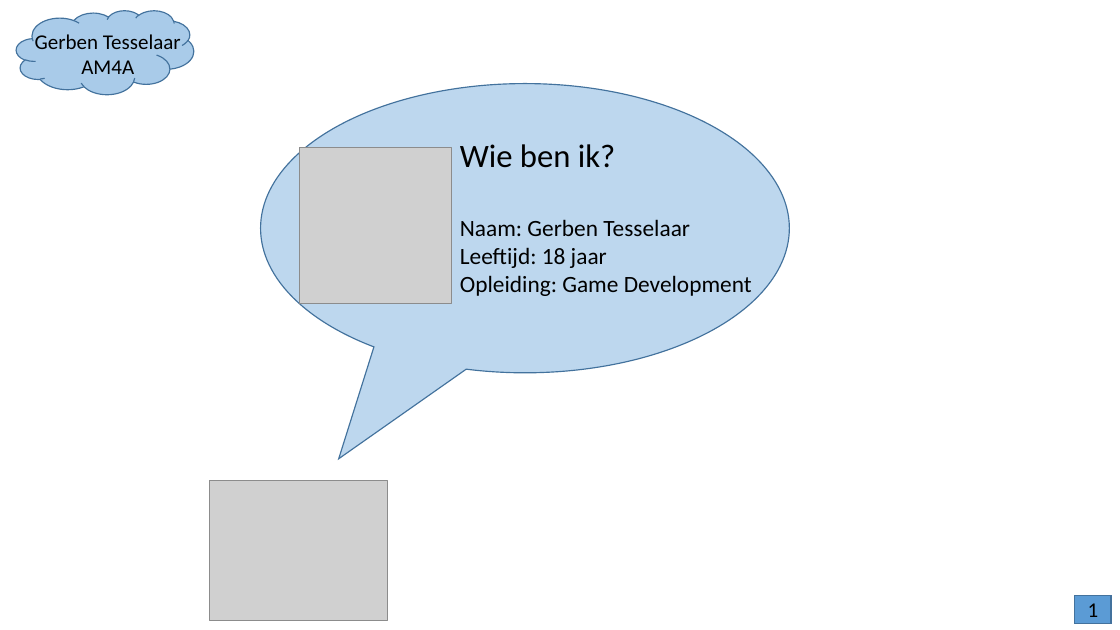
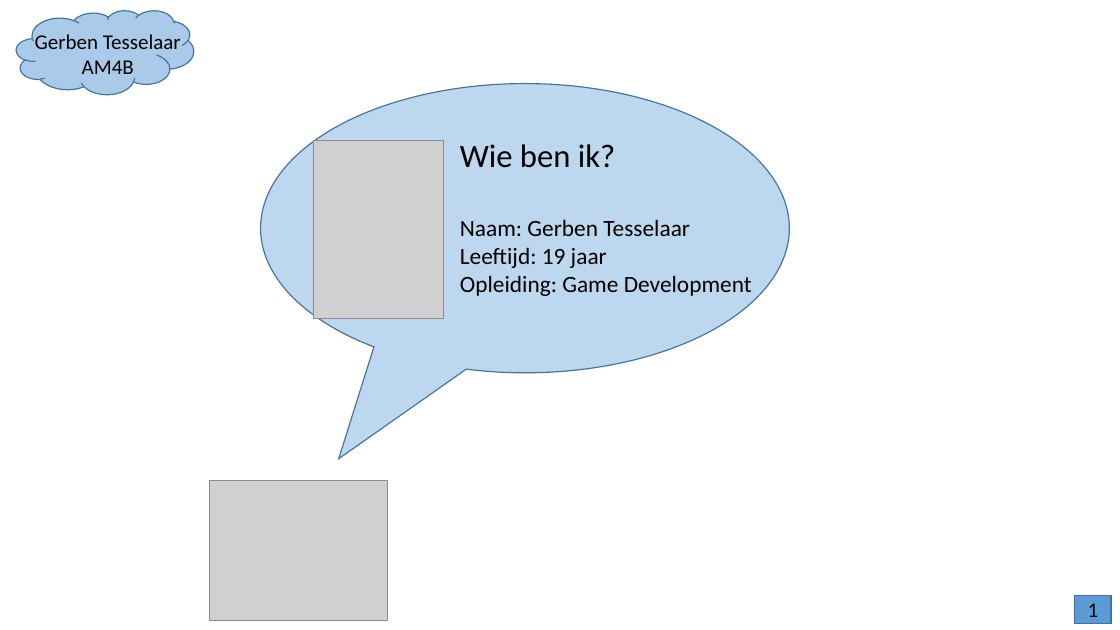
Before and after one commit to JohnnyDeeee/Oils-Well, a slide deck: slide 2 of Documentation/v0.0.6/Presentation 2.pptx. Drawn at 1120x630 pixels with LibreOffice and Linux fonts; fonts in the diff are those of the drawing; grey boxes stand for pictures; background and template pictures are left out. Boxes give left, top, right and bottom in pixels: in the first picture for what was removed or moved away, otherwise in the second. Text is boxed around its words. In the diff, an @@ line names an element or a change of style, - is before the commit and + after.

```diff
--- a/Documentation/v0.0.6/Presentation 2.pptx
+++ b/Documentation/v0.0.6/Presentation 2.pptx
@@ text at (82,60,134,81): text changed @@
-AM4A
+AM4B
@@ picture: place and size @@
-picture at (299,148,451,303)
+picture at (313,140,444,318)
@@ text at (460,247,607,268): text changed @@
-Leeftijd: 18 jaar
+Leeftijd: 19 jaar
```
Also in this commit, not shown: 3 other slides changed, 4 slides added, 8 slides removed, 1 other file.
